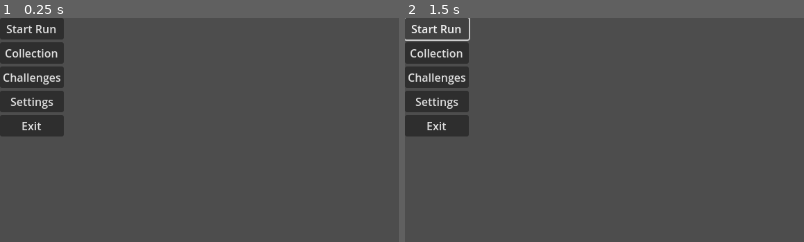
Above: before the commit, frames 1-2 (left to right).
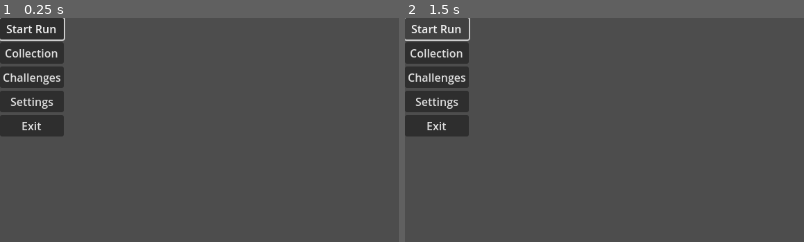
Above: after the commit, the same moments.

Repository: Millstreamu/Sprouts
Game: Godot game, scene res://scenes/meta/MainMenu.tscn
Same seed, same stepped clock (60 frames per second), same inputs: the game is played once before the commit and once after it.
Inputs:
- Up to frame 1 (0.25 s): no input
- Up to frame 2 (1.5 s): click "Start Run" at 0.5 s; click "Start Run" at 1.25 s
The pictures show only the part of the screen within x 0-50%, y 0-50%; the shares and areas given below are measured in that part.

The runs differ from the first frame. In frame 1, 0.2% of the frame differs, in the area x 0-17%, y 0-11%; in frame 2, nothing differs.
Error before the commit: Parse Error: Used space character for indentation instead of tab as used before in the file. (res://scripts/ui/MainMenu.gd:101)

Commit message:
auto format

Diff:
--- a/sprouts/scripts/ui/MainMenu.gd
+++ b/sprouts/scripts/ui/MainMenu.gd
@@ -99,8 +99,8 @@
 
 
 func _on_start_run() -> void:
-        print("MainMenu: Start Run selected")
-        get_tree().change_scene_to_file("res://scenes/run_setup/TotemSelect.tscn")
+		print("MainMenu: Start Run selected")
+		get_tree().change_scene_to_file("res://scenes/run_setup/TotemSelect.tscn")
 
 func _on_collection() -> void:
 	print("MainMenu: Collection selected")
Not shown, added: sprouts/scripts/ui/SproutSelect.gd.uid
Not shown, added: sprouts/scripts/ui/TotemSelect.gd.uid
